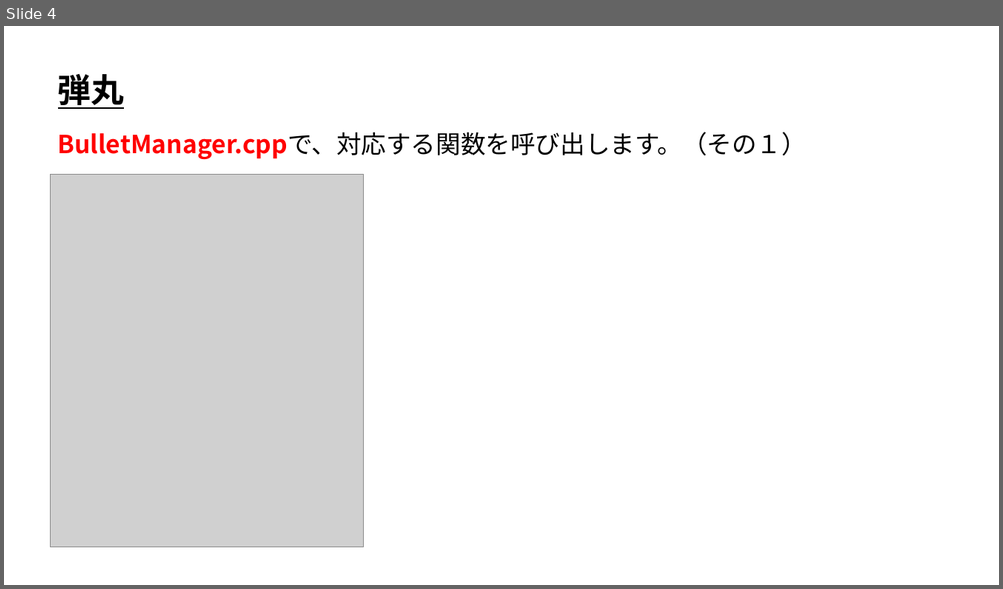
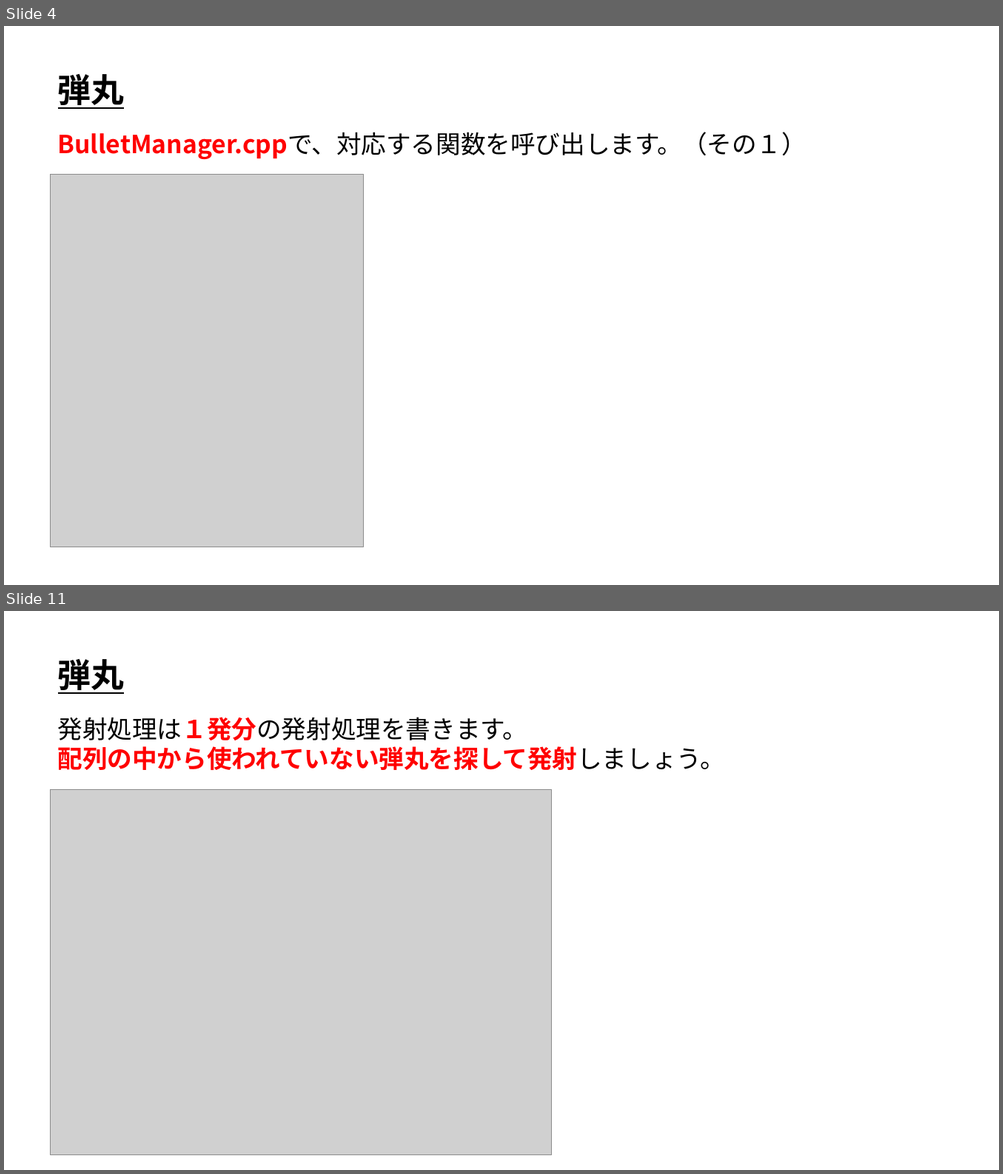
Before and after one commit to ArakiYusuke-Ohara/Textbook, a slide deck: ゲーム科1年/00_前期/ゲームプログラミングⅡ/04_シューティングゲーム弾丸編.pptx. Shown one above the other, each under a label of ours: slide 4 before the commit, slides 4 and 11 after it; the slides between them are not shown. The pictures are 1003x589 and 1003x1174 pixels, drawn with LibreOffice and Linux fonts; fonts in the diff are those of the drawing; grey boxes stand for pictures. Boxes give left, top, right and bottom in pixels: in the first picture for what was removed or moved away, otherwise in the second. Text is boxed around its words. In the diff, an @@ line names an element or a change of style, - is before the commit and + after.

Commit message:
弾丸編完成

```diff
--- a/ゲーム科1年/00_前期/ゲームプログラミングⅡ/04_シューティングゲーム弾丸編.pptx
+++ b/ゲーム科1年/00_前期/ゲームプログラミングⅡ/04_シューティングゲーム弾丸編.pptx
@@ slide 11 added at <box>4,611,999,1170</box>, background #FFFFFF @@
@@ text added at <box>58,659,125,694</box>, 32 pt, text #000000, bold, underline @@
+弾丸
@@ text added at <box>57,717,724,770</box>, 24 pt, text #FF0000, bold @@
+発射処理は１発分の発射処理を書きます。
+配列の中から使われていない弾丸を探して発射しましょう。
@@ picture added at <box>51,789,551,1155</box> @@
```
Also in this commit, not shown: 1 slide changed, 10 other slides added, 6 other files.
